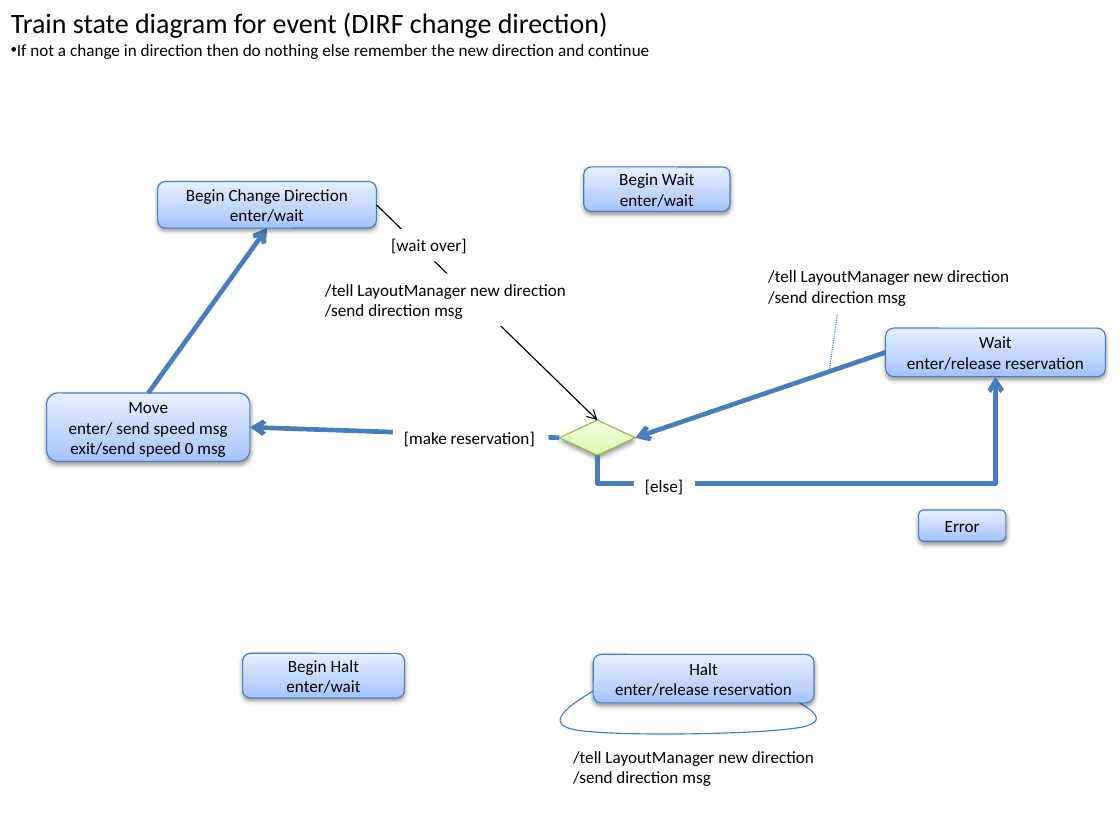
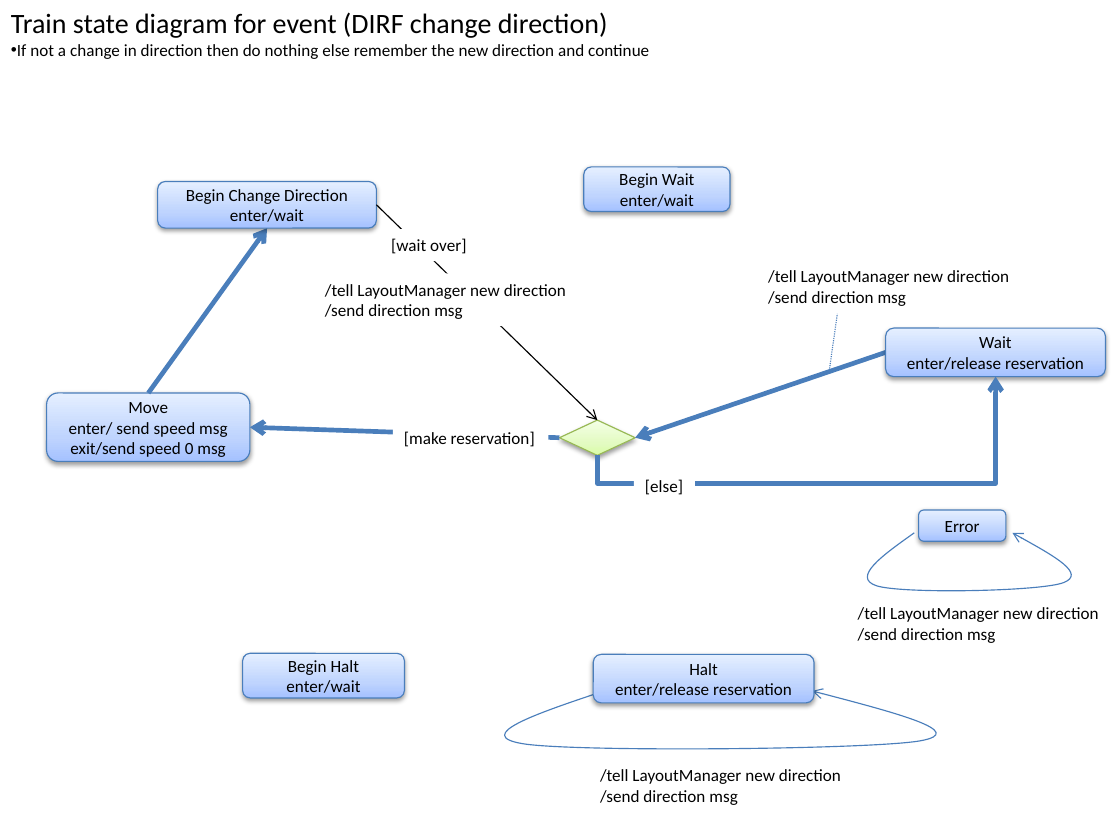
Before and after one commit to mlozborne/motin, a slide deck: slide 39 of Documentation/Design/ControllerDesign.pptx. Drawn at 1120x840 pixels with LibreOffice and Linux fonts; fonts in the diff are those of the drawing. Boxes give left, top, right and bottom in pixels: in the first picture for what was removed or moved away, otherwise in the second. Text is boxed around its words. In the diff, an @@ line names an element or a change of style, - is before the commit and + after.

```diff
--- a/Documentation/Design/ControllerDesign.pptx
+++ b/Documentation/Design/ControllerDesign.pptx
@@ freeform shape added at <box>851,533,1086,595</box>, outline #4B7EBC 0.75 pt @@
@@ text added at <box>858,607,1099,643</box>, 11 pt, text #000000 @@
+/tell LayoutManager new direction
+/send direction msg
@@ freeform shape: place and size @@
-freeform shape at <box>540,676,836,738</box>
+freeform shape at <box>470,691,969,753</box>
@@ text "/tell LayoutManager new direction": place and size @@
-text "/tell LayoutManager new direction" at <box>573,751,814,786</box>
+text "/tell LayoutManager new direction" at <box>600,769,841,805</box>
```
Also in this commit, not shown: 2 other slides changed, 3 other files.
